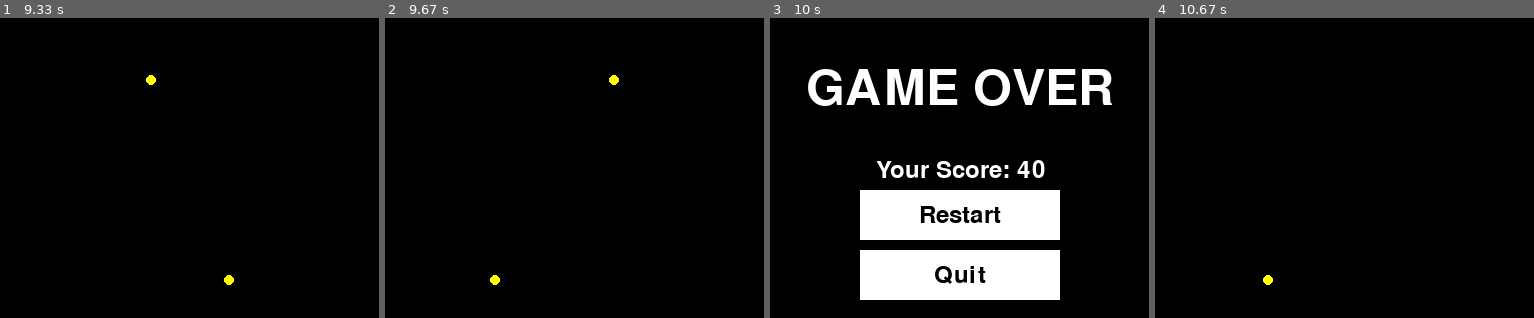
Above: before the commit, frames 1-4 (left to right).
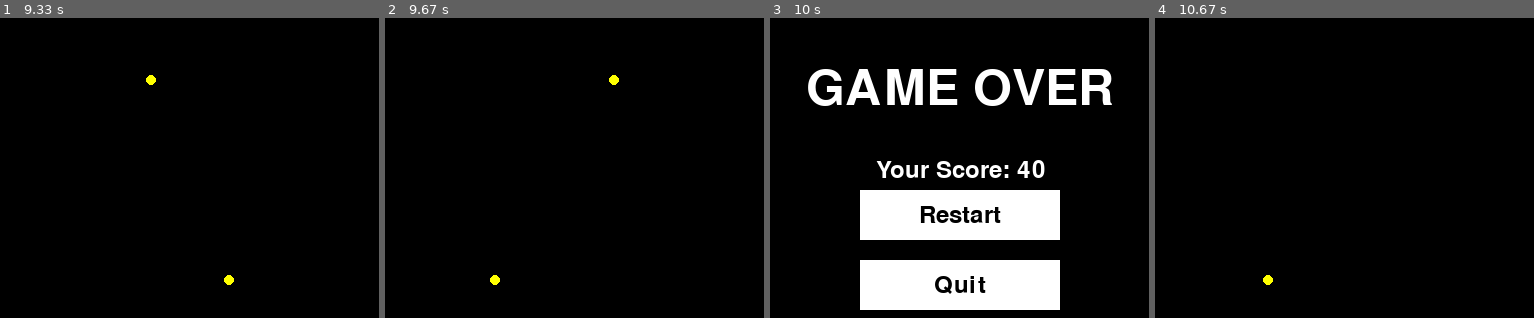
Above: after the commit, the same moments.

Repository: mirinbrah/pygame_minigame
Game: pygame game, started from main.py
Two runs of this game, one before a commit and one after it. Both use one fixed random seed, a clock stepped at 60 frames per second and the inputs below.
Inputs (mouse positions are % of the whole screen's width and height, from its top left):
- Up to frame 1 (9.33 s): click (48, 50) at 0.38 s; click (66, 22) at 0.72 s; click (9, 33) at 1.05 s; click (84, 72) at 1.38 s; click (37, 44) at 1.72 s; click (52, 69) at 2.05 s; click (28, 47) at 2.38 s; click (23, 40) at 2.72 s; click (11, 23) at 3.05 s; click (79, 73) at 3.38 s; click (56, 67) at 3.72 s; click (35, 34) at 4.05 s; click (52, 53) at 4.38 s; click (17, 35) at 4.72 s; click (8, 37) at 5.05 s; click (10, 50) at 5.38 s; click (55, 39) at 5.72 s; click (15, 70) at 6.05 s; click (34, 34) at 6.38 s; click (32, 42) at 6.72 s; click (11, 52) at 7.05 s; click (8, 31) at 7.38 s; click (25, 66) at 7.72 s; click (57, 76) at 8.05 s; click (32, 85) at 8.38 s; click (65, 78) at 8.72 s; click (31, 70) at 9.05 s
- Up to frame 2 (9.67 s): click (44, 12) at 9.38 s
- Up to frame 3 (10 s): click (76, 44) at 9.72 s
- Up to frame 4 (10.67 s): click "Restart" at 10.05 s; click (10, 74) at 10.38 s
The pictures show only the part of the screen within x 23-73%, y 21-71%; the shares and areas given below are measured in that part.

Frames 1-2 are identical in both runs. In frame 3, 4.1% of the frame differs, in the area x 23-77%, y 77-98%; in frame 4, nothing differs.

Commit message:
small readability fixes and button incapsulation

Diff:
--- a/game.py
+++ b/game.py
@@ -3,6 +3,7 @@
 from bullet import Bullet
 from settings import *
 from target import Target
+from ui_elements import Button
 
 
 class Game:
@@ -25,6 +26,14 @@
         self.font_large = pygame.font.Font(FONT_NAME, FONT_SIZE_LARGE)
 
         self.game_state = 'playing'
+
+        btn_width, btn_height = 200, 50
+        center_x = WIDTH // 2 - btn_width // 2
+
+        self.btn_restart = Button(center_x, HEIGHT // 2, btn_width, btn_height,
+                                  "Restart", self.font, BLACK, WHITE, (200, 200, 200))
+        self.btn_quit = Button(center_x, HEIGHT // 2 + 70, btn_width, btn_height,
+                               "Quit", self.font, BLACK, WHITE, (200, 200, 200))
 
     def reset_game(self):
         self.score = 0
@@ -57,6 +66,12 @@
         self.targets.update()
         self.check_collisions()
 
+    def draw_ui(self):
+        score_text = f"Score: {self.score}"
+        text_surface = self.font.render(score_text, True, WHITE)
+        text_rect = text_surface.get_rect(topright=(WIDTH - 10, 10))
+        self.window.blit(text_surface, text_rect)
+
     def run(self):
         while self.play:
             if self.game_state == 'playing':
@@ -81,11 +96,7 @@
         self.cannon.draw()
         self.bullets.draw(self.window)
         self.targets.draw(self.window)
-
-        score_text = f"Score: {self.score}"
-        text_surface = self.font.render(score_text, True, WHITE)
-        text_rect = text_surface.get_rect(topright=(WIDTH - 10, 10))
-        self.window.blit(text_surface, text_rect)
+        self.draw_ui()
 
         pygame.display.update()
         self.clock.tick(FPS)
@@ -95,19 +106,16 @@
 
         game_over_text = self.font_large.render("GAME OVER", True, WHITE)
         score_text = self.font.render(f"Your Score: {self.score}", True, WHITE)
-        restart_text = self.font.render("Restart", True, BLACK)
-        quit_text = self.font.render("Quit", True, BLACK)
-
-        restart_button_rect = pygame.Rect(WIDTH // 2 - 100, HEIGHT // 2, 200, 50)
-        quit_button_rect = pygame.Rect(WIDTH // 2 - 100, HEIGHT // 2 + 60, 200, 50)
-
-        pygame.draw.rect(self.window, WHITE, restart_button_rect)
-        pygame.draw.rect(self.window, WHITE, quit_button_rect)
 
         self.window.blit(game_over_text, game_over_text.get_rect(centerx=WIDTH // 2, centery=HEIGHT // 3))
         self.window.blit(score_text, score_text.get_rect(centerx=WIDTH // 2, centery=HEIGHT // 3 + 80))
-        self.window.blit(restart_text, restart_text.get_rect(center=restart_button_rect.center))
-        self.window.blit(quit_text, quit_text.get_rect(center=quit_button_rect.center))
+
+        mouse_pos = pygame.mouse.get_pos()
+        self.btn_restart.check_hover(mouse_pos)
+        self.btn_quit.check_hover(mouse_pos)
+
+        self.btn_restart.draw(self.window)
+        self.btn_quit.draw(self.window)
 
         pygame.display.update()
         self.clock.tick(FPS)
@@ -115,10 +123,8 @@
         for event in pygame.event.get():
             if event.type == pygame.QUIT:
                 self.play = False
-            if event.type == pygame.MOUSEBUTTONDOWN:
-                if event.button == 1:
-                    mouse_pos = pygame.mouse.get_pos()
-                    if restart_button_rect.collidepoint(mouse_pos):
-                        self.reset_game()
-                    if quit_button_rect.collidepoint(mouse_pos):
-                        self.play = False
+
+            if self.btn_restart.is_clicked(mouse_pos, event):
+                self.reset_game()
+            if self.btn_quit.is_clicked(mouse_pos, event):
+                self.play = False
--- a/gun.py
+++ b/gun.py
@@ -1,7 +1,8 @@
 import pygame
 
-class Gun:
+class Gun(pygame.sprite.Sprite):
     def __init__(self, screen):
+        super().__init__()
         self.screen = screen
         self.screen_rect = screen.get_rect()
         self.color = 'gray'
--- /dev/null
+++ b/ui_elements.py
@@ -0,0 +1,32 @@
+import pygame
+
+
+class Button:
+    def __init__(self, x, y, width, height, text, font, text_color, button_color, hover_color):
+        self.rect = pygame.Rect(x, y, width, height)
+        self.text = text
+        self.font = font
+        self.text_color = text_color
+        self.button_color = button_color
+        self.hover_color = hover_color
+        self.current_color = button_color
+
+        # Подготовка текста заранее
+        self.text_surf = self.font.render(self.text, True, self.text_color)
+        self.text_rect = self.text_surf.get_rect(center=self.rect.center)
+
+    def draw(self, screen):
+        pygame.draw.rect(screen, self.current_color, self.rect)
+        screen.blit(self.text_surf, self.text_rect)
+
+    def check_hover(self, mouse_pos):
+        if self.rect.collidepoint(mouse_pos):
+            self.current_color = self.hover_color
+        else:
+            self.current_color = self.button_color
+
+    def is_clicked(self, mouse_pos, event):
+        if self.rect.collidepoint(mouse_pos):
+            if event.type == pygame.MOUSEBUTTONDOWN and event.button == 1:
+                return True
+        return False
